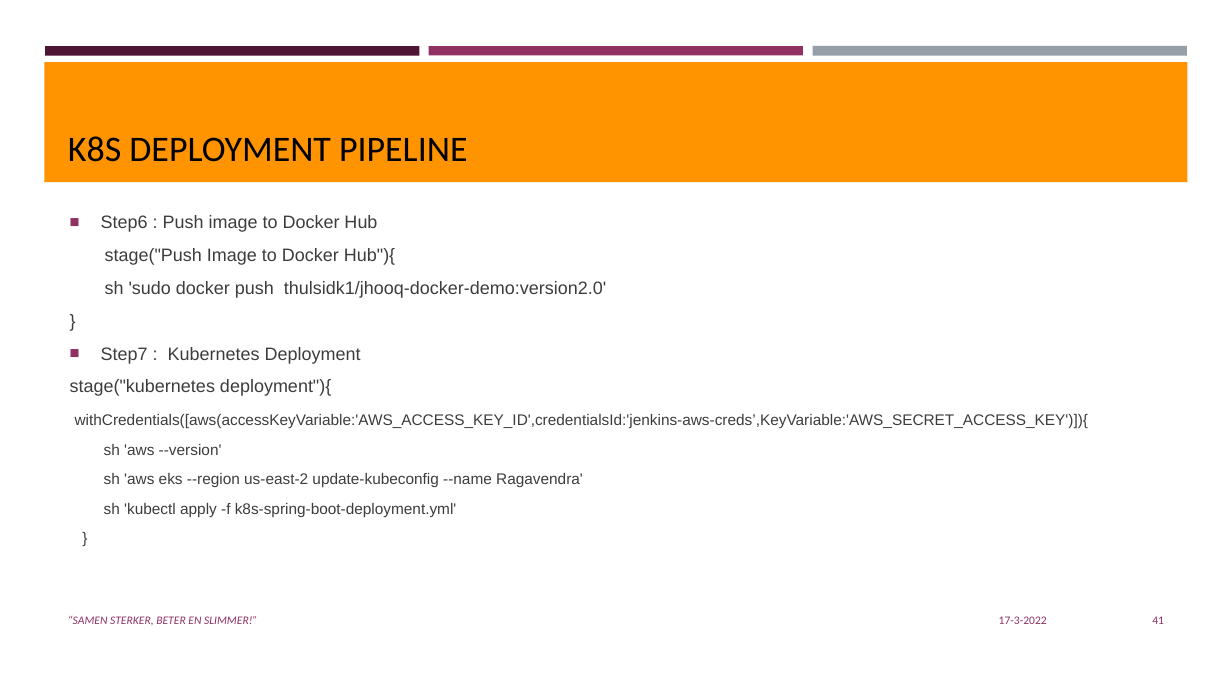
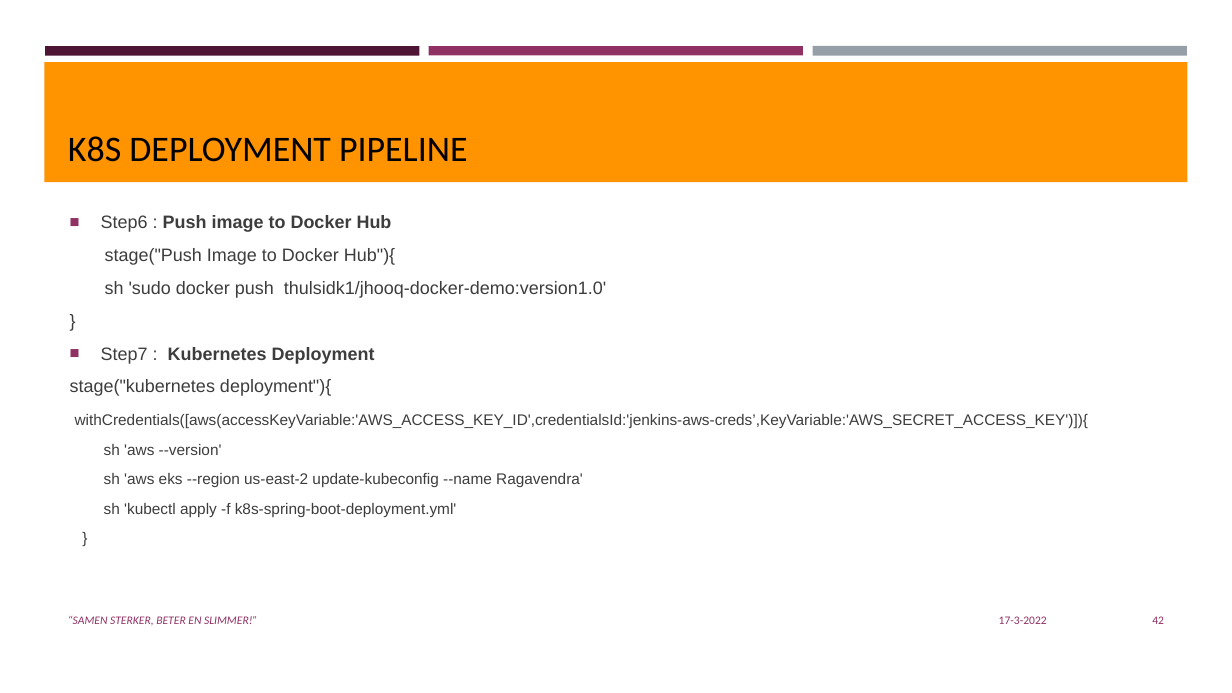
Before and after one commit to thulsidk1/k8s-jenkins-aws, a slide deck: slide 42 of Jenkins-Deploy-toK8S.pptx (slide 41 before the commit). Drawn at 1232x693 pixels with LibreOffice and Linux fonts; fonts in the diff are those of the drawing; background and template pictures are left out. Boxes give left, top, right and bottom in pixels: in the first picture for what was removed or moved away, otherwise in the second. Text is boxed around its words. In the diff, an @@ line names an element or a change of style, - is before the commit and + after.

```diff
--- a/Jenkins-Deploy-toK8S.pptx
+++ b/Jenkins-Deploy-toK8S.pptx
@@ text at bbox=[101, 215, 392, 364]: bold on in "Push image to Docker Hub", "Kubernetes Deployment" @@
@@ text at bbox=[105, 281, 606, 298]: text changed @@
-sh 'sudo docker push thulsidk1/jhooq-docker-demo:version2.0'
+sh 'sudo docker push thulsidk1/jhooq-docker-demo:version1.0'
@@ page number at bbox=[1152, 616, 1164, 624]: text changed @@
-41
+42
```
Also in this commit, not shown: 4 other slides changed, 1 slide added.
